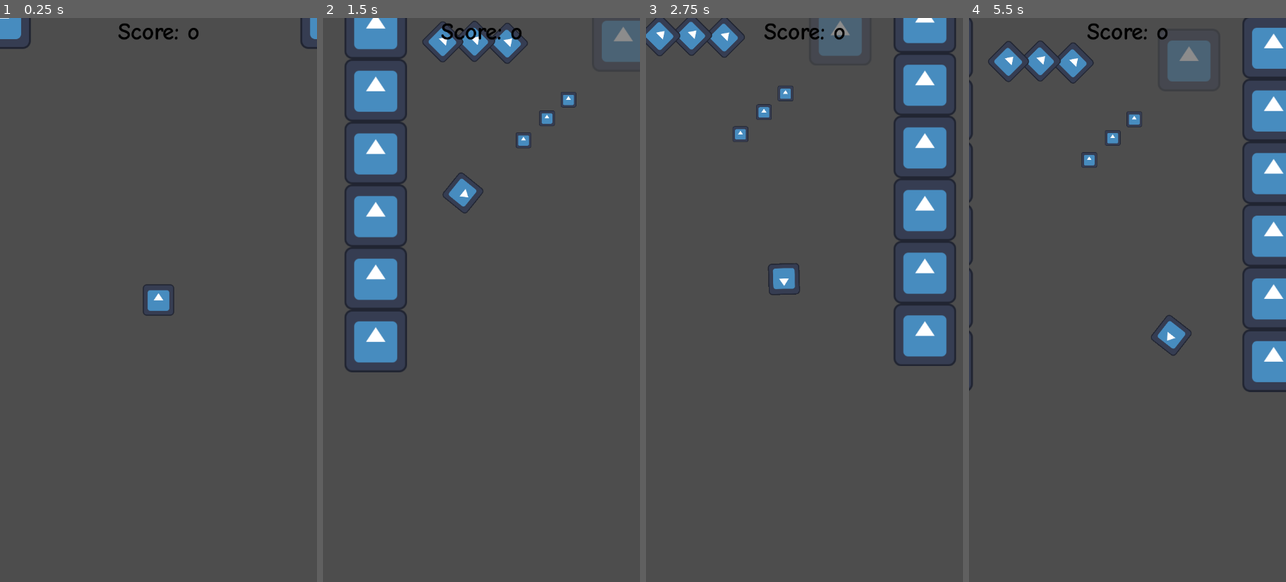
Above: before the commit, frames 1-4 (left to right).
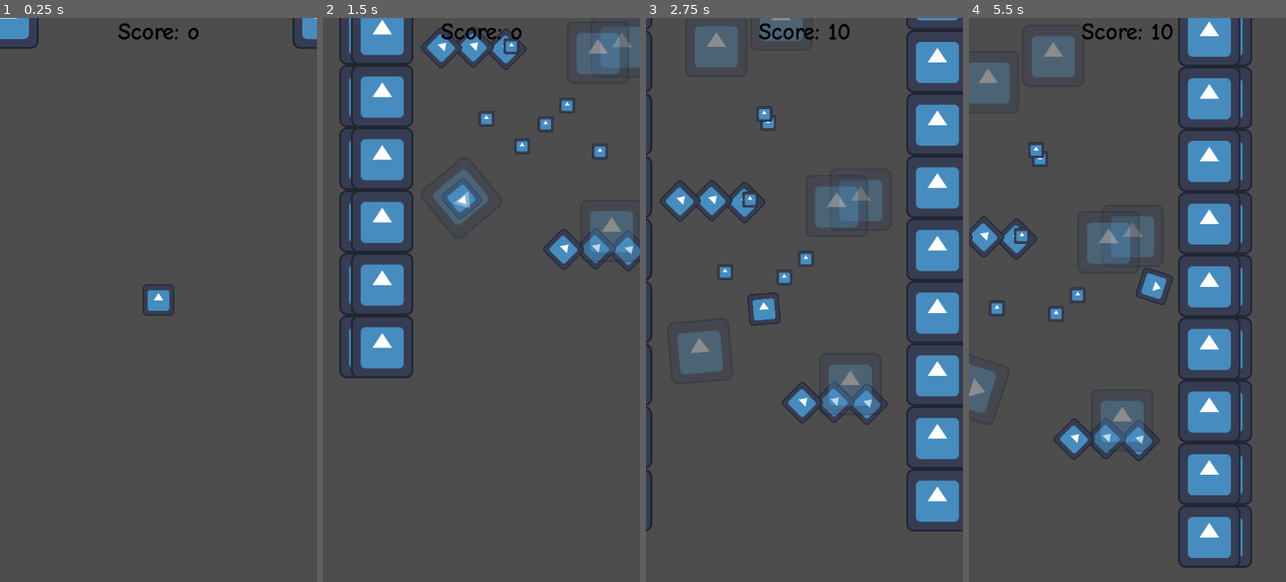
Above: after the commit, the same moments.

Repository: Slideshow776/GGJ2025
Game: Godot game, scene res://scenes/game.tscn
The game is run twice, just before and just after one commit, with the same random seed, the same clock (stepped at 60 frames per second) and the same inputs. The engine's default icon, where the game draws it, is replaced by a stand-in: a white triangle on a blue panel in a dark square.
Inputs (mouse positions are in pixels of both pictures, inside the frame that each line leads up to):
- Up to frame 1 (0.25 s): no input
- Up to frame 2 (1.5 s): tap Enter at 0.5 s; move the mouse to (551, 271) at 0.52 s; click (551, 271) at 0.67 s; move the mouse to (418, 328) at 1.27 s; click (418, 328) at 1.42 s
- Up to frame 3 (2.75 s): move the mouse to (836, 175) at 2.02 s; click (836, 175) at 2.17 s
- Up to frame 4 (5.5 s): move the mouse to (1111, 412) at 2.77 s; click (1111, 412) at 2.92 s; move the mouse to (1222, 384) at 3.52 s; click (1222, 384) at 3.67 s; move the mouse to (1032, 215) at 4.27 s; click (1032, 215) at 4.42 s; move the mouse to (1143, 300) at 5.02 s; click (1143, 300) at 5.17 s

The runs differ from the first frame. In frame 1, 0.3% of the frame differs, in the area x 2-100%, y 0-6%; in frame 2, 13%; in frame 3, 22%; in frame 4, 28%, in the area x 0-100%, y 0-98%.

Commit message:
wip pcg levels

Diff:
--- a/scenes/game.tscn
+++ b/scenes/game.tscn
@@ -1,118 +1,20 @@
-[gd_scene load_steps=8 format=3 uid="uid://co16p1xahabxr"]
+[gd_scene load_steps=5 format=3 uid="uid://co16p1xahabxr"]
 
 [ext_resource type="PackedScene" uid="uid://fsp8ieeax256" path="res://scenes/player.tscn" id="1_bc5s3"]
 [ext_resource type="Script" path="res://scripts/game.gd" id="1_cpdko"]
-[ext_resource type="PackedScene" uid="uid://ul47tjraayjv" path="res://scenes/bubble.tscn" id="2_tkivx"]
-[ext_resource type="PackedScene" uid="uid://q3vre4fjs6tx" path="res://scenes/pickup.tscn" id="3_ixw15"]
-[ext_resource type="PackedScene" uid="uid://p33hcubmmdyb" path="res://scenes/obstacle.tscn" id="4_dg1og"]
-[ext_resource type="PackedScene" uid="uid://dm38iob7fov24" path="res://scenes/wall.tscn" id="5_dhs4u"]
+[ext_resource type="PackedScene" uid="uid://bb0n3ofiugkw2" path="res://scenes/levels/level_0.tscn" id="2_bpl2f"]
 [ext_resource type="Theme" uid="uid://b3v2o7lflt758" path="res://assets/main_theme.tres" id="7_llnwt"]
 
 [node name="Game" type="Node2D"]
 position = Vector2(0, -64)
 script = ExtResource("1_cpdko")
 
-[node name="entities" type="Node" parent="."]
+[node name="Level0" parent="." instance=ExtResource("2_bpl2f")]
+unique_name_in_owner = true
 
-[node name="Bubbles" type="Node" parent="entities"]
-
-[node name="FirstBubble" parent="entities/Bubbles" instance=ExtResource("2_tkivx")]
-position = Vector2(178, 848)
-
-[node name="Bubble2" parent="entities/Bubbles" instance=ExtResource("2_tkivx")]
-position = Vector2(506, 538)
-
-[node name="Enemies" type="Node" parent="entities"]
-
-[node name="Player" parent="entities" instance=ExtResource("1_bc5s3")]
+[node name="Player" parent="." instance=ExtResource("1_bc5s3")]
 unique_name_in_owner = true
-position = Vector2(325, 1729)
-
-[node name="Pickups" type="Node" parent="entities"]
-
-[node name="Pickup" parent="entities/Pickups" instance=ExtResource("3_ixw15")]
-position = Vector2(302, 742)
-
-[node name="Pickup2" parent="entities/Pickups" instance=ExtResource("3_ixw15")]
-position = Vector2(350, 697)
-
-[node name="Pickup3" parent="entities/Pickups" instance=ExtResource("3_ixw15")]
-position = Vector2(394, 659)
-
-[node name="Obstacles" type="Node" parent="entities"]
-
-[node name="Obstacle" parent="entities/Obstacles" instance=ExtResource("4_dg1og")]
-position = Vector2(269, 544)
-
-[node name="Obstacle2" parent="entities/Obstacles" instance=ExtResource("4_dg1og")]
-position = Vector2(269, 544)
-
-[node name="Obstacle3" parent="entities/Obstacles" instance=ExtResource("4_dg1og")]
-position = Vector2(202, 540)
-
-[node name="Obstacle4" parent="entities/Obstacles" instance=ExtResource("4_dg1og")]
-position = Vector2(137, 541)
-
-[node name="Walls" type="Node" parent="entities"]
-
-[node name="Wall" parent="entities/Walls" instance=ExtResource("5_dhs4u")]
-
-[node name="Wall6" parent="entities/Walls" instance=ExtResource("5_dhs4u")]
-position = Vector2(679, 0)
-
-[node name="Wall7" parent="entities/Walls" instance=ExtResource("5_dhs4u")]
-position = Vector2(679, 128)
-
-[node name="Wall8" parent="entities/Walls" instance=ExtResource("5_dhs4u")]
-position = Vector2(679, 256)
-
-[node name="Wall9" parent="entities/Walls" instance=ExtResource("5_dhs4u")]
-position = Vector2(679, 384)
-
-[node name="Wall10" parent="entities/Walls" instance=ExtResource("5_dhs4u")]
-position = Vector2(679, 512)
-
-[node name="Wall16" parent="entities/Walls" instance=ExtResource("5_dhs4u")]
-position = Vector2(679, 640)
-
-[node name="Wall17" parent="entities/Walls" instance=ExtResource("5_dhs4u")]
-position = Vector2(679, 768)
-
-[node name="Wall18" parent="entities/Walls" instance=ExtResource("5_dhs4u")]
-position = Vector2(679, 896)
-
-[node name="Wall19" parent="entities/Walls" instance=ExtResource("5_dhs4u")]
-position = Vector2(679, 1024)
-
-[node name="Wall20" parent="entities/Walls" instance=ExtResource("5_dhs4u")]
-position = Vector2(679, 1152)
-
-[node name="Wall2" parent="entities/Walls" instance=ExtResource("5_dhs4u")]
-position = Vector2(0, 128)
-
-[node name="Wall3" parent="entities/Walls" instance=ExtResource("5_dhs4u")]
-position = Vector2(0, 256)
-
-[node name="Wall4" parent="entities/Walls" instance=ExtResource("5_dhs4u")]
-position = Vector2(0, 384)
-
-[node name="Wall5" parent="entities/Walls" instance=ExtResource("5_dhs4u")]
-position = Vector2(0, 512)
-
-[node name="Wall11" parent="entities/Walls" instance=ExtResource("5_dhs4u")]
-position = Vector2(0, 640)
-
-[node name="Wall12" parent="entities/Walls" instance=ExtResource("5_dhs4u")]
-position = Vector2(0, 768)
-
-[node name="Wall13" parent="entities/Walls" instance=ExtResource("5_dhs4u")]
-position = Vector2(0, 896)
-
-[node name="Wall14" parent="entities/Walls" instance=ExtResource("5_dhs4u")]
-position = Vector2(0, 1024)
-
-[node name="Wall15" parent="entities/Walls" instance=ExtResource("5_dhs4u")]
-position = Vector2(0, 1152)
+position = Vector2(325, 1793)
 
 [node name="CanvasLayer" type="CanvasLayer" parent="."]
 
@@ -127,3 +29,4 @@
 grow_horizontal = 2
 theme = ExtResource("7_llnwt")
 text = "Score: o"
+metadata/_edit_use_anchors_ = true
--- /dev/null
+++ b/scenes/levels/level_0.tscn
@@ -0,0 +1,108 @@
+[gd_scene load_steps=6 format=3 uid="uid://bb0n3ofiugkw2"]
+
+[ext_resource type="PackedScene" uid="uid://ul47tjraayjv" path="res://scenes/bubble.tscn" id="1_7c3w6"]
+[ext_resource type="Script" path="res://scripts/level.gd" id="1_txvdj"]
+[ext_resource type="PackedScene" uid="uid://q3vre4fjs6tx" path="res://scenes/pickup.tscn" id="2_ddtbb"]
+[ext_resource type="PackedScene" uid="uid://p33hcubmmdyb" path="res://scenes/obstacle.tscn" id="3_eiara"]
+[ext_resource type="PackedScene" uid="uid://dm38iob7fov24" path="res://scenes/wall.tscn" id="4_4fbxs"]
+
+[node name="Level0" type="Node2D"]
+
+[node name="Entities" type="Node" parent="."]
+script = ExtResource("1_txvdj")
+
+[node name="Bubbles" type="Node" parent="Entities"]
+
+[node name="FirstBubble" parent="Entities/Bubbles" instance=ExtResource("1_7c3w6")]
+position = Vector2(178, 848)
+
+[node name="Bubble2" parent="Entities/Bubbles" instance=ExtResource("1_7c3w6")]
+position = Vector2(506, 538)
+
+[node name="Enemies" type="Node" parent="Entities"]
+
+[node name="Pickups" type="Node" parent="Entities"]
+
+[node name="Pickup" parent="Entities/Pickups" instance=ExtResource("2_ddtbb")]
+position = Vector2(302, 742)
+
+[node name="Pickup2" parent="Entities/Pickups" instance=ExtResource("2_ddtbb")]
+position = Vector2(350, 697)
+
+[node name="Pickup3" parent="Entities/Pickups" instance=ExtResource("2_ddtbb")]
+position = Vector2(394, 659)
+
+[node name="Obstacles" type="Node" parent="Entities"]
+
+[node name="Obstacle" parent="Entities/Obstacles" instance=ExtResource("3_eiara")]
+position = Vector2(269, 544)
+
+[node name="Obstacle2" parent="Entities/Obstacles" instance=ExtResource("3_eiara")]
+position = Vector2(269, 544)
+
+[node name="Obstacle3" parent="Entities/Obstacles" instance=ExtResource("3_eiara")]
+position = Vector2(202, 540)
+
+[node name="Obstacle4" parent="Entities/Obstacles" instance=ExtResource("3_eiara")]
+position = Vector2(137, 541)
+
+[node name="Walls" type="Node" parent="Entities"]
+
+[node name="Wall" parent="Entities/Walls" instance=ExtResource("4_4fbxs")]
+
+[node name="Wall6" parent="Entities/Walls" instance=ExtResource("4_4fbxs")]
+position = Vector2(679, 0)
+
+[node name="Wall7" parent="Entities/Walls" instance=ExtResource("4_4fbxs")]
+position = Vector2(679, 128)
+
+[node name="Wall8" parent="Entities/Walls" instance=ExtResource("4_4fbxs")]
+position = Vector2(679, 256)
+
+[node name="Wall9" parent="Entities/Walls" instance=ExtResource("4_4fbxs")]
+position = Vector2(679, 384)
+
+[node name="Wall10" parent="Entities/Walls" instance=ExtResource("4_4fbxs")]
+position = Vector2(679, 512)
+
+[node name="Wall16" parent="Entities/Walls" instance=ExtResource("4_4fbxs")]
+position = Vector2(679, 640)
+
+[node name="Wall17" parent="Entities/Walls" instance=ExtResource("4_4fbxs")]
+position = Vector2(679, 768)
+
+[node name="Wall18" parent="Entities/Walls" instance=ExtResource("4_4fbxs")]
+position = Vector2(679, 896)
+
+[node name="Wall19" parent="Entities/Walls" instance=ExtResource("4_4fbxs")]
+position = Vector2(679, 1024)
+
+[node name="Wall20" parent="Entities/Walls" instance=ExtResource("4_4fbxs")]
+position = Vector2(679, 1152)
+
+[node name="Wall2" parent="Entities/Walls" instance=ExtResource("4_4fbxs")]
+position = Vector2(0, 128)
+
+[node name="Wall3" parent="Entities/Walls" instance=ExtResource("4_4fbxs")]
+position = Vector2(0, 256)
+
+[node name="Wall4" parent="Entities/Walls" instance=ExtResource("4_4fbxs")]
+position = Vector2(0, 384)
+
+[node name="Wall5" parent="Entities/Walls" instance=ExtResource("4_4fbxs")]
+position = Vector2(0, 512)
+
+[node name="Wall11" parent="Entities/Walls" instance=ExtResource("4_4fbxs")]
+position = Vector2(0, 640)
+
+[node name="Wall12" parent="Entities/Walls" instance=ExtResource("4_4fbxs")]
+position = Vector2(0, 768)
+
+[node name="Wall13" parent="Entities/Walls" instance=ExtResource("4_4fbxs")]
+position = Vector2(0, 896)
+
+[node name="Wall14" parent="Entities/Walls" instance=ExtResource("4_4fbxs")]
+position = Vector2(0, 1024)
+
+[node name="Wall15" parent="Entities/Walls" instance=ExtResource("4_4fbxs")]
+position = Vector2(0, 1152)
--- /dev/null
+++ b/scenes/levels/level_1.tscn
@@ -0,0 +1,110 @@
+[gd_scene load_steps=6 format=3 uid="uid://fomywf1wat7y"]
+
+[ext_resource type="Script" path="res://scripts/level.gd" id="1_byqj6"]
+[ext_resource type="PackedScene" uid="uid://ul47tjraayjv" path="res://scenes/bubble.tscn" id="2_hy4jw"]
+[ext_resource type="PackedScene" uid="uid://q3vre4fjs6tx" path="res://scenes/pickup.tscn" id="3_x8mml"]
+[ext_resource type="PackedScene" uid="uid://p33hcubmmdyb" path="res://scenes/obstacle.tscn" id="4_eiw4i"]
+[ext_resource type="PackedScene" uid="uid://dm38iob7fov24" path="res://scenes/wall.tscn" id="5_6o1ki"]
+
+[node name="Level1" type="Node2D"]
+position = Vector2(-8, 0)
+
+[node name="Entities" type="Node" parent="."]
+script = ExtResource("1_byqj6")
+
+[node name="Bubbles" type="Node" parent="Entities"]
+
+[node name="FirstBubble" parent="Entities/Bubbles" instance=ExtResource("2_hy4jw")]
+position = Vector2(187, 814)
+
+[node name="Bubble2" parent="Entities/Bubbles" instance=ExtResource("2_hy4jw")]
+position = Vector2(344, 170)
+
+[node name="Enemies" type="Node" parent="Entities"]
+
+[node name="Pickups" type="Node" parent="Entities"]
+
+[node name="Pickup" parent="Entities/Pickups" instance=ExtResource("3_x8mml")]
+position = Vector2(229, 686)
+
+[node name="Pickup2" parent="Entities/Pickups" instance=ExtResource("3_x8mml")]
+position = Vector2(280, 538)
+
+[node name="Pickup3" parent="Entities/Pickups" instance=ExtResource("3_x8mml")]
+position = Vector2(317, 381)
+
+[node name="Obstacles" type="Node" parent="Entities"]
+
+[node name="Obstacle" parent="Entities/Obstacles" instance=ExtResource("4_eiw4i")]
+position = Vector2(519, 956)
+
+[node name="Obstacle2" parent="Entities/Obstacles" instance=ExtResource("4_eiw4i")]
+position = Vector2(519, 956)
+
+[node name="Obstacle3" parent="Entities/Obstacles" instance=ExtResource("4_eiw4i")]
+position = Vector2(452, 952)
+
+[node name="Obstacle4" parent="Entities/Obstacles" instance=ExtResource("4_eiw4i")]
+position = Vector2(387, 953)
+
+[node name="Walls" type="Node" parent="Entities"]
+
+[node name="Wall" parent="Entities/Walls" instance=ExtResource("5_6o1ki")]
+position = Vector2(-8, 0)
+
+[node name="Wall6" parent="Entities/Walls" instance=ExtResource("5_6o1ki")]
+position = Vector2(687, 0)
+
+[node name="Wall7" parent="Entities/Walls" instance=ExtResource("5_6o1ki")]
+position = Vector2(687, 128)
+
+[node name="Wall8" parent="Entities/Walls" instance=ExtResource("5_6o1ki")]
+position = Vector2(687, 256)
+
+[node name="Wall9" parent="Entities/Walls" instance=ExtResource("5_6o1ki")]
+position = Vector2(687, 384)
+
+[node name="Wall10" parent="Entities/Walls" instance=ExtResource("5_6o1ki")]
+position = Vector2(687, 512)
+
+[node name="Wall16" parent="Entities/Walls" instance=ExtResource("5_6o1ki")]
+position = Vector2(687, 640)
+
+[node name="Wall17" parent="Entities/Walls" instance=ExtResource("5_6o1ki")]
+position = Vector2(687, 768)
+
+[node name="Wall18" parent="Entities/Walls" instance=ExtResource("5_6o1ki")]
+position = Vector2(687, 896)
+
+[node name="Wall19" parent="Entities/Walls" instance=ExtResource("5_6o1ki")]
+position = Vector2(687, 1024)
+
+[node name="Wall20" parent="Entities/Walls" instance=ExtResource("5_6o1ki")]
+position = Vector2(687, 1152)
+
+[node name="Wall2" parent="Entities/Walls" instance=ExtResource("5_6o1ki")]
+position = Vector2(-8, 128)
+
+[node name="Wall3" parent="Entities/Walls" instance=ExtResource("5_6o1ki")]
+position = Vector2(-8, 256)
+
+[node name="Wall4" parent="Entities/Walls" instance=ExtResource("5_6o1ki")]
+position = Vector2(-8, 384)
+
+[node name="Wall5" parent="Entities/Walls" instance=ExtResource("5_6o1ki")]
+position = Vector2(-8, 512)
+
+[node name="Wall11" parent="Entities/Walls" instance=ExtResource("5_6o1ki")]
+position = Vector2(-8, 640)
+
+[node name="Wall12" parent="Entities/Walls" instance=ExtResource("5_6o1ki")]
+position = Vector2(-8, 768)
+
+[node name="Wall13" parent="Entities/Walls" instance=ExtResource("5_6o1ki")]
+position = Vector2(-8, 896)
+
+[node name="Wall14" parent="Entities/Walls" instance=ExtResource("5_6o1ki")]
+position = Vector2(-8, 1024)
+
+[node name="Wall15" parent="Entities/Walls" instance=ExtResource("5_6o1ki")]
+position = Vector2(-8, 1152)
--- /dev/null
+++ b/scenes/levels/level_2.tscn
@@ -0,0 +1,97 @@
+[gd_scene load_steps=5 format=3 uid="uid://7wx3lsj8n8"]
+
+[ext_resource type="Script" path="res://scripts/level.gd" id="1_y5f10"]
+[ext_resource type="PackedScene" uid="uid://ul47tjraayjv" path="res://scenes/bubble.tscn" id="2_wruqj"]
+[ext_resource type="PackedScene" uid="uid://q3vre4fjs6tx" path="res://scenes/pickup.tscn" id="3_h2j3j"]
+[ext_resource type="PackedScene" uid="uid://dm38iob7fov24" path="res://scenes/wall.tscn" id="5_pje4f"]
+
+[node name="Level2" type="Node2D"]
+position = Vector2(16, 0)
+
+[node name="Entities" type="Node" parent="."]
+script = ExtResource("1_y5f10")
+
+[node name="Bubbles" type="Node" parent="Entities"]
+
+[node name="FirstBubble" parent="Entities/Bubbles" instance=ExtResource("2_wruqj")]
+position = Vector2(485, 915)
+
+[node name="FirstBubble2" parent="Entities/Bubbles" instance=ExtResource("2_wruqj")]
+position = Vector2(457, 551)
+
+[node name="Bubble2" parent="Entities/Bubbles" instance=ExtResource("2_wruqj")]
+position = Vector2(211, 224)
+
+[node name="Enemies" type="Node" parent="Entities"]
+
+[node name="Pickups" type="Node" parent="Entities"]
+
+[node name="Pickup2" parent="Entities/Pickups" instance=ExtResource("3_h2j3j")]
+position = Vector2(309, 363)
+
+[node name="Pickup3" parent="Entities/Pickups" instance=ExtResource("3_h2j3j")]
+position = Vector2(461, 753)
+
+[node name="Obstacles" type="Node" parent="Entities"]
+
+[node name="Walls" type="Node" parent="Entities"]
+
+[node name="Wall" parent="Entities/Walls" instance=ExtResource("5_pje4f")]
+position = Vector2(16, 0)
+
+[node name="Wall6" parent="Entities/Walls" instance=ExtResource("5_pje4f")]
+position = Vector2(663, 0)
+
+[node name="Wall7" parent="Entities/Walls" instance=ExtResource("5_pje4f")]
+position = Vector2(663, 128)
+
+[node name="Wall8" parent="Entities/Walls" instance=ExtResource("5_pje4f")]
+position = Vector2(663, 256)
+
+[node name="Wall9" parent="Entities/Walls" instance=ExtResource("5_pje4f")]
+position = Vector2(663, 384)
+
+[node name="Wall10" parent="Entities/Walls" instance=ExtResource("5_pje4f")]
+position = Vector2(663, 512)
+
+[node name="Wall16" parent="Entities/Walls" instance=ExtResource("5_pje4f")]
+position = Vector2(663, 640)
+
+[node name="Wall17" parent="Entities/Walls" instance=ExtResource("5_pje4f")]
+position = Vector2(663, 768)
+
+[node name="Wall18" parent="Entities/Walls" instance=ExtResource("5_pje4f")]
+position = Vector2(663, 896)
+
+[node name="Wall19" parent="Entities/Walls" instance=ExtResource("5_pje4f")]
+position = Vector2(663, 1024)
+
+[node name="Wall20" parent="Entities/Walls" instance=ExtResource("5_pje4f")]
+position = Vector2(663, 1152)
+
+[node name="Wall2" parent="Entities/Walls" instance=ExtResource("5_pje4f")]
+position = Vector2(16, 128)
+
+[node name="Wall3" parent="Entities/Walls" instance=ExtResource("5_pje4f")]
+position = Vector2(16, 256)
+
+[node name="Wall4" parent="Entities/Walls" instance=ExtResource("5_pje4f")]
+position = Vector2(16, 384)
+
+[node name="Wall5" parent="Entities/Walls" instance=ExtResource("5_pje4f")]
+position = Vector2(16, 512)
+
+[node name="Wall11" parent="Entities/Walls" instance=ExtResource("5_pje4f")]
+position = Vector2(16, 640)
+
+[node name="Wall12" parent="Entities/Walls" instance=ExtResource("5_pje4f")]
+position = Vector2(16, 768)
+
+[node name="Wall13" parent="Entities/Walls" instance=ExtResource("5_pje4f")]
+position = Vector2(16, 896)
+
+[node name="Wall14" parent="Entities/Walls" instance=ExtResource("5_pje4f")]
+position = Vector2(16, 1024)
+
+[node name="Wall15" parent="Entities/Walls" instance=ExtResource("5_pje4f")]
+position = Vector2(16, 1152)
--- a/scripts/bubble.gd
+++ b/scripts/bubble.gd
@@ -22,7 +22,7 @@
 	var tween := create_tween()
 	tween.set_trans(Tween.TRANS_SPRING)
 	tween.set_ease(Tween.EASE_OUT)
-	tween.tween_property(player, "position", position, 0.25)
+	tween.tween_property(player, "global_position", global_position, 0.25)
 
 
 func exit_player() -> void:
--- a/scripts/game.gd
+++ b/scripts/game.gd
@@ -2,7 +2,10 @@
 
 @export var shoot_speed = 1000
 
-var first_player_event:= true
+var level_scenes: Array[PackedScene] = []  # Array to store all the level scenes
+var active_levels: Array[Node2D] = []  # Array to store active level nodes
+var level_height := 1152  # Adjust to match the vertical size of your levels
+var first_player_event := true
 var score := 0
 
 @onready var player: Player = %Player
@@ -10,7 +13,9 @@
 
 
 func _ready() -> void:
-	_connect_pickup_signals()
+	_load_levels_from_directory()  # Load levels from folder
+	load_new_level()  # Load the first level
+	#load_new_level()  # Load a second level to start
 
 
 func _input(event: InputEvent) -> void:
@@ -24,6 +29,99 @@
 			_move_player()
 
 
+func _physics_process(delta: float) -> void:
+	_remove_offscreen_levels()
+
+	if active_levels.size() > 0:
+		var top_level = active_levels[active_levels.size() - 1]
+		if top_level.global_position.y + level_height < player.global_position.y:
+			load_new_level()
+
+
+func _load_levels_from_directory() -> void:
+	var directory_path := "res://scenes/levels"
+	var dir = DirAccess.open(directory_path)
+	if dir == null:
+		print("Error: Could not open directory:", directory_path)
+		return
+
+	dir.list_dir_begin()  # Begin iterating through the directory
+
+	while true:
+		var file_name = dir.get_next()
+		if file_name == "":
+			break  # Stop if no more files are found
+
+		print("Checking file: ", file_name)  # Debug: Print the name of each file
+
+		if file_name.ends_with(".tscn") and file_name != "level_0.tscn":
+			var scene_path = directory_path + "/" + file_name
+			print("Trying to load scene from path:", scene_path)  # Debug: Show the full scene path
+
+			# Verify if the scene file exists before loading
+			var file = FileAccess.open(scene_path, FileAccess.READ)
+			if file == null:
+				print("Error: File not found:", scene_path)
+				continue
+
+			var scene = load(scene_path) as PackedScene
+			if scene:
+				print("Successfully loaded scene:", file_name)  # Debug: Successful loading
+				level_scenes.append(scene)
+			else:
+				print("Error: Failed to load scene:", scene_path)
+
+	dir.list_dir_end()  # End directory iteration
+	print("Loaded levels:", level_scenes.size())
+
+
+func load_new_level() -> void:
+	if level_scenes.size() == 0:
+		print("No levels available for loading.")
+		return
+
+	var level_scene = level_scenes[randi() % level_scenes.size()]  # Pick a random level
+	var new_level = level_scene.instantiate() as Node2D
+
+	# Stack new level above the last active level (moving up)
+	if active_levels.size() == 0:
+		# First level at the bottom (positioned at the origin)
+		new_level.position = Vector2(0, 0)
+	else:
+		# Get the last level's position and place the new level above it
+		var last_level = active_levels[active_levels.size() - 1]
+		# Position the new level above the last one (Y value decreases as we go up)
+		new_level.position = Vector2(0, last_level.position.y + level_height)
+
+	# Move all children of the new level to align with the level's new position
+	for child in new_level.get_children():
+		print("mark 0")
+		if child is Node2D:
+			print("mark 1")
+			child.position += new_level.position
+
+	# Add the new level to the scene
+	add_child(new_level)
+
+	# Track the new level in the active_levels array
+	active_levels.append(new_level)
+
+	print("added level: " + new_level.name)
+
+	# Connect pickups in the new level
+	_connect_pickup_signals(new_level)
+
+
+
+# Remove levels that are off-screen, below the player
+func _remove_offscreen_levels() -> void:
+	for level in active_levels:
+		if level.global_position.y > player.global_position.y + level_height:
+			print("Removing level:", level.name)
+			active_levels.erase(level)  # Remove the level from the active array
+			level.queue_free()  # Free the level from the scene
+
+
 func _move_player() -> void:
 	if first_player_event:
 		first_player_event = false
@@ -34,14 +132,18 @@
 
 
 func enter_player_in_first_bubble():
-	var bubble = $entities/Bubbles/FirstBubble as Bubble
+	var bubble = %Level0/Entities/Bubbles/FirstBubble as Bubble
+	if bubble == null:
+		print("game.gd => Error: first bubble is null!")
+		return
+
 	player.bubble = bubble
 	bubble.enter_player(player)
 
 	var tween := create_tween()
 	tween.set_trans(Tween.TRANS_EXPO)
 	tween.set_ease(Tween.EASE_OUT)
-	tween.tween_property(player, "position", bubble.position, 1.0)
+	tween.tween_property(player, "global_position", bubble.global_position, 1.0)
 
 
 func shoot_player() -> void:
@@ -56,14 +158,12 @@
 	player.velocity = velocity
 
 
-func _connect_pickup_signals() -> void:
-	var entities = $entities/Pickups  # Adjust this path if `entities` is not a direct child
-	if entities:
-		for child in entities.get_children():
+func _connect_pickup_signals(level: Node2D) -> void:
+	var pickups = level.get_node("Entities/Pickups") if level.has_node("Entities/Pickups") else null
+	if pickups:
+		for child in pickups.get_children():
 			if child is Pickup:
 				child.picked_up.connect(_on_pickup)
-	else:
-		print("No pickup nodes found.")
 
 
 func _on_pickup() -> void:
--- /dev/null
+++ b/scripts/level.gd
@@ -0,0 +1 @@
+extends Node
